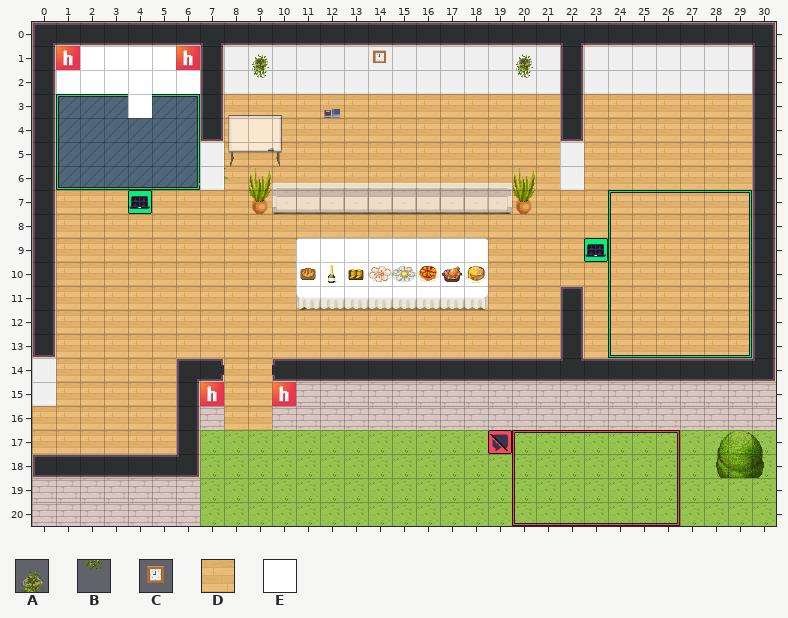
One commit to this Tiled map (JSON): office.tmj. The first picture shows the starting point.
Cells are 32x32 px. Shown: x 0..30, y 0..20.
Key: from "WA_Decoration": A 77, B 89; from "WA_Miscellaneous": C 78; from "WA_Room_Builder": D 350; from "WA_Tables": E 255.
_ is an empty cell, # one hidden under a higher layer.
Layers that did not change in this view are not listed.
Layer "floor/floor1" before, first column x 23:
 0 ________
 1 ________
 2 ________
 3 DDDDDDD#
 4 DDDDDDD#
 5 DDDDDDD#
 6 DDDDDDD#
 7 DDDDDDD#
 8 DDDDDDD#
 9 DDDDDDD#
10 DDDDDDD#
11 DDDDDDD#
12 DDDDDDD#
13 DDDDDDD#
14 ########
15 ########
Layer "walls/walls2" before, first column x 0:
0 _______________________________
1 _#EEEE#__A____C_____A__________
2 _EEEEEE__B__________B__________
3 ____E__________________________
4 _______________________________
5 _______________________________
6 _______________________________
7 _______________________________
Now the later version:
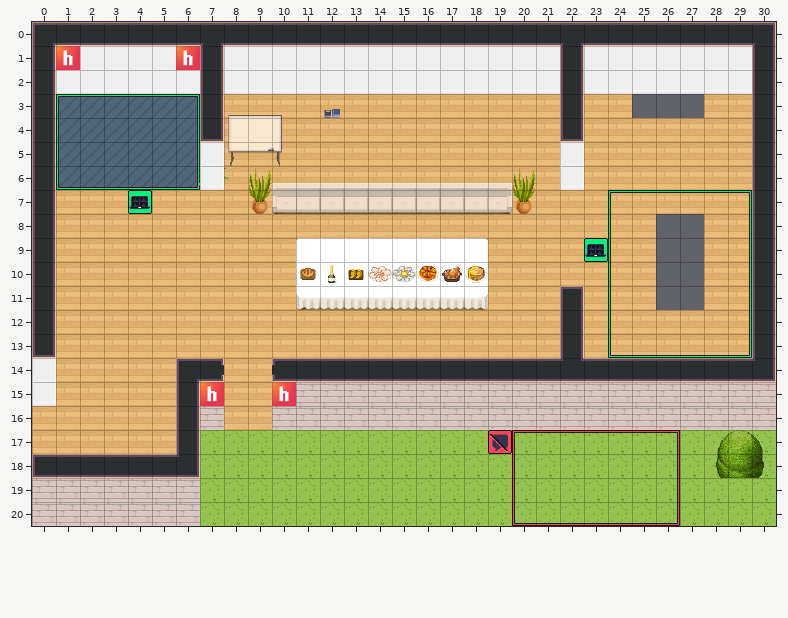
Commit: colllisions unborked
Edits made:
Layer "collisions":
The author cleared the tile that lay hidden in row 3 at x 25 to 27; in rows 8 to 11 at x 26 to 27.
Layer "floor/floor1":
The author cleared tile D in row 3 at x 25 to 27; in rows 8 to 11 at x 26 to 27.
Layer "walls/walls2" (removed):
The author cleared tile A in row 1 at x 9 and 20.
The author cleared tile B in row 2 at x 9 and 20.
The author cleared tile C in row 1 at x 14.
The author cleared tile E in row 2 at x 1 to 6; in row 3 at x 4.
